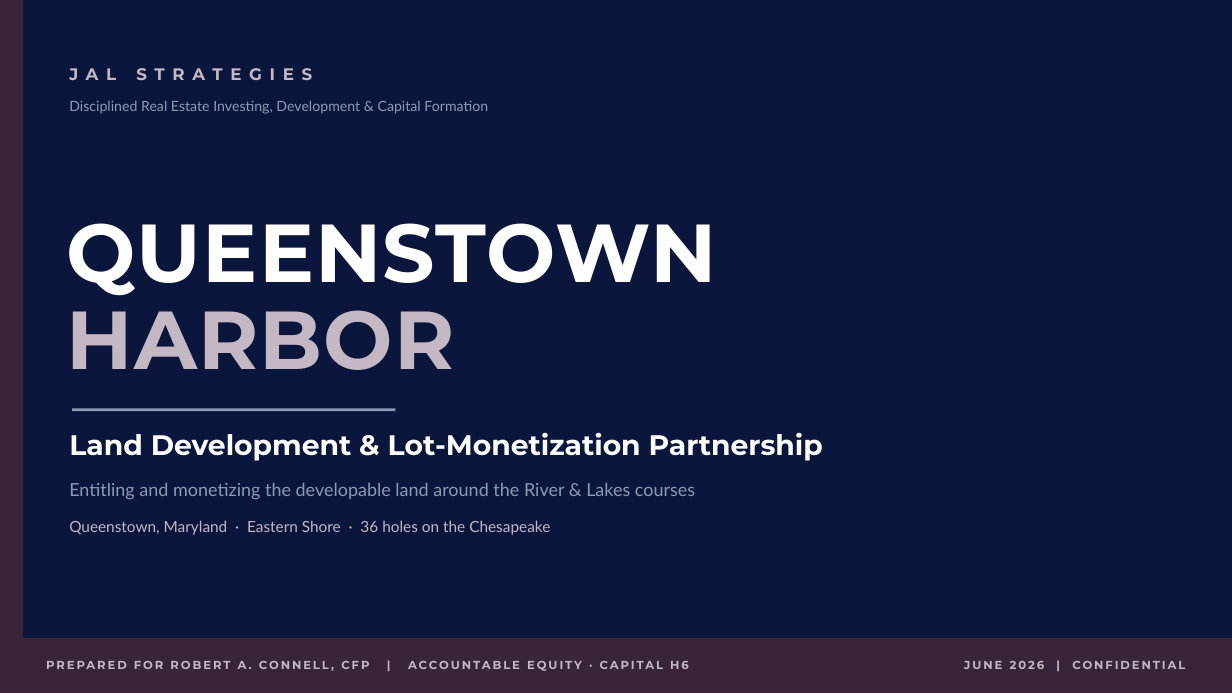
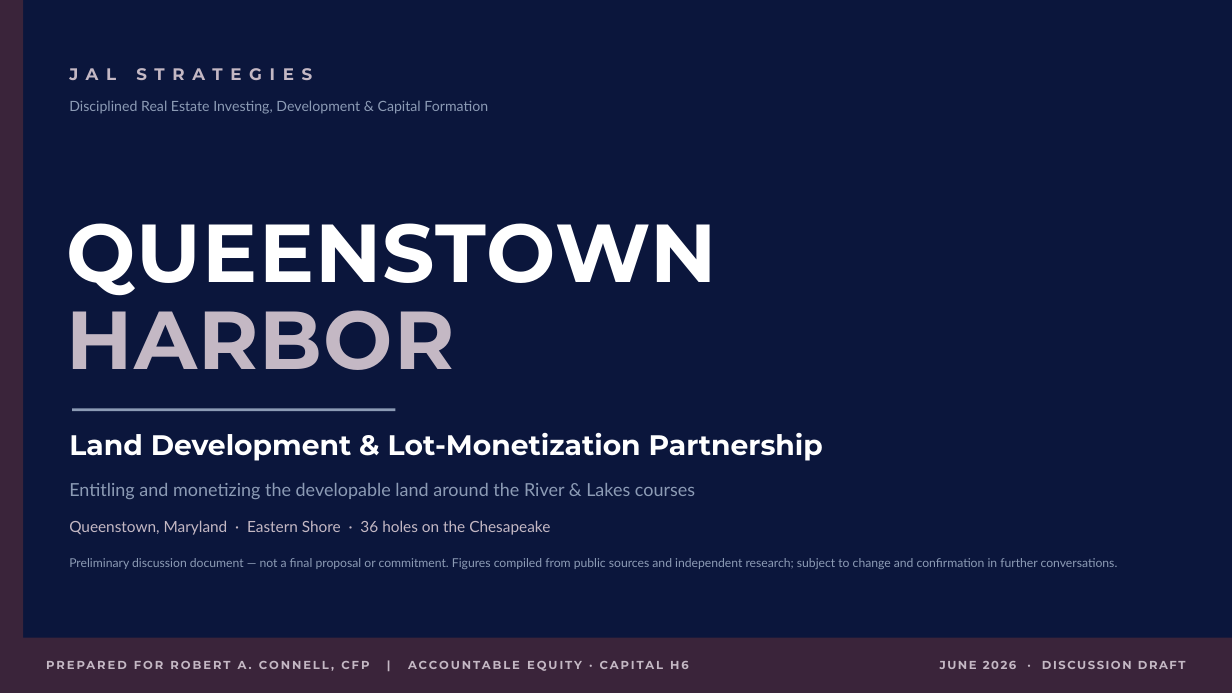
Before and after one commit to jlevine711/Apex, a slide deck: slide 1 of JAL_Queenstown_Harbor_Proposal.pptx. Drawn at 1232x693 pixels with LibreOffice and Linux fonts; fonts in the diff are those of the drawing. Boxes give left, top, right and bottom in pixels: in the first picture for what was removed or moved away, otherwise in the second. Text is boxed around its words. In the diff, an @@ line names an element or a change of style, - is before the commit and + after.

```diff
--- a/JAL_Queenstown_Harbor_Proposal.pptx
+++ b/JAL_Queenstown_Harbor_Proposal.pptx
@@ text added at (69,558,1118,569), 9.5 pt, text #8C9BB5 @@
+Preliminary discussion document — not a final proposal or commitment. Figures compiled from public sources and independent research; subject to change and confirmation in further conversations.
@@ text at (940,661,1186,669): text changed @@
-JUNE 2026 | CONFIDENTIAL
+JUNE 2026 · DISCUSSION DRAFT
```
Also in this commit, not shown: 14 other slides changed, 10 other files.
